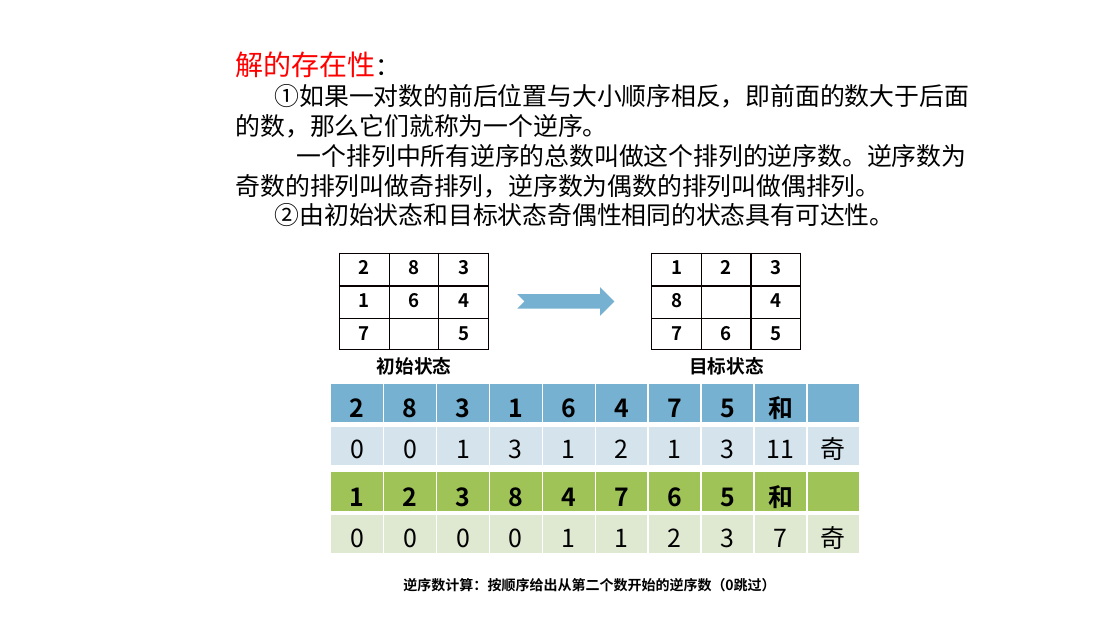
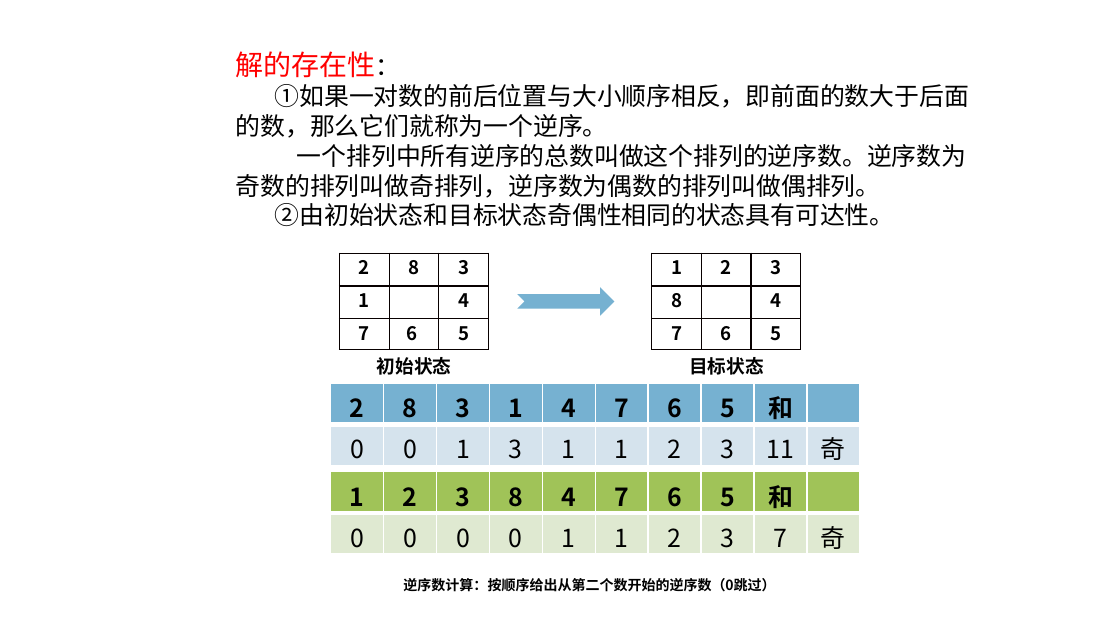
Before and after one commit to Anchovy0901/introduction-to-AI, a slide deck: slide 5 of 小组作业/doc/人工智能_G3_Astar算法讲解.pptx. Drawn at 1120x630 pixels with LibreOffice and Linux fonts; fonts in the diff are those of the drawing; background and template pictures are left out. Boxes give left, top, right and bottom in pixels: in the first picture for what was removed or moved away, otherwise in the second. Text is boxed around its words. In the diff, an @@ line names an element or a change of style, - is before the commit and + after.

```diff
--- a/小组作业/doc/人工智能_G3_Astar算法讲解.pptx
+++ b/小组作业/doc/人工智能_G3_Astar算法讲解.pptx
@@ table at (x1=339, y1=253, x2=487, y2=349) @@
-row 2, column 2: 6
+row 2, column 2: 
-row 3, column 2: 
+row 3, column 2: 6
@@ table at (x1=330, y1=383, x2=857, y2=465) @@
-row 1: 2 | 8 | 3 | 1 | 6 | 4 | 7 | 5 | 和 | 
+row 1: 2 | 8 | 3 | 1 | 4 | 7 | 6 | 5 | 和 | 
-row 2, column 6: 2
+row 2, column 6: 1
-row 2, column 7: 1
+row 2, column 7: 2
```
Also in this commit, not shown: 4 other slides changed, 1 slide added, 1 slide removed, 1 other file.
